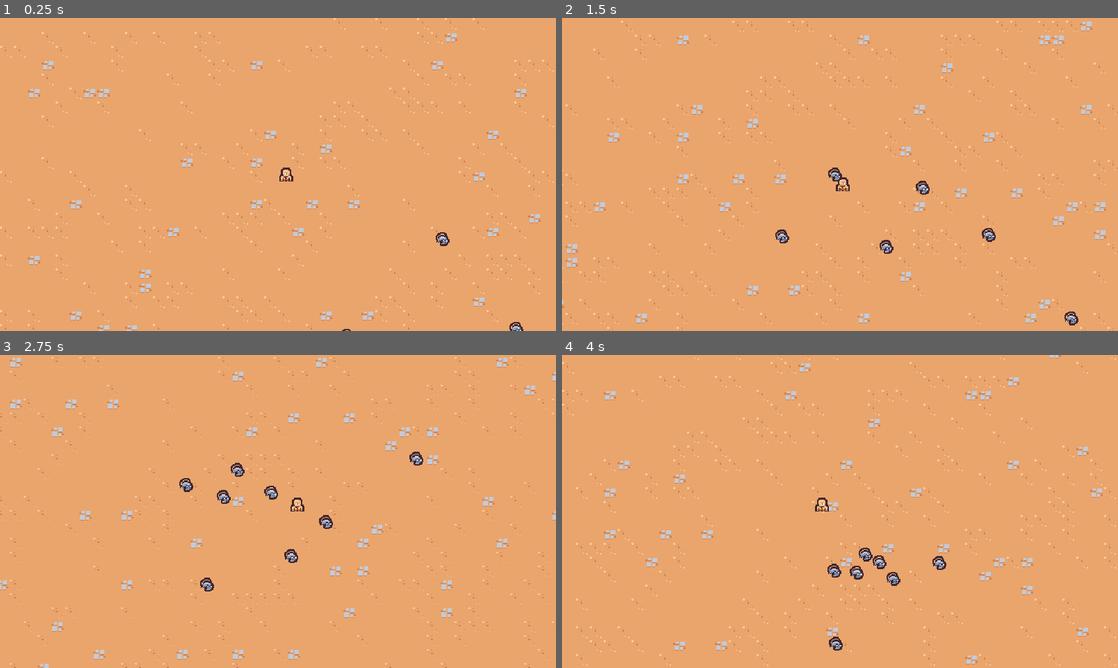
Above: before the commit, frames 1-4 (two rows, left to right).
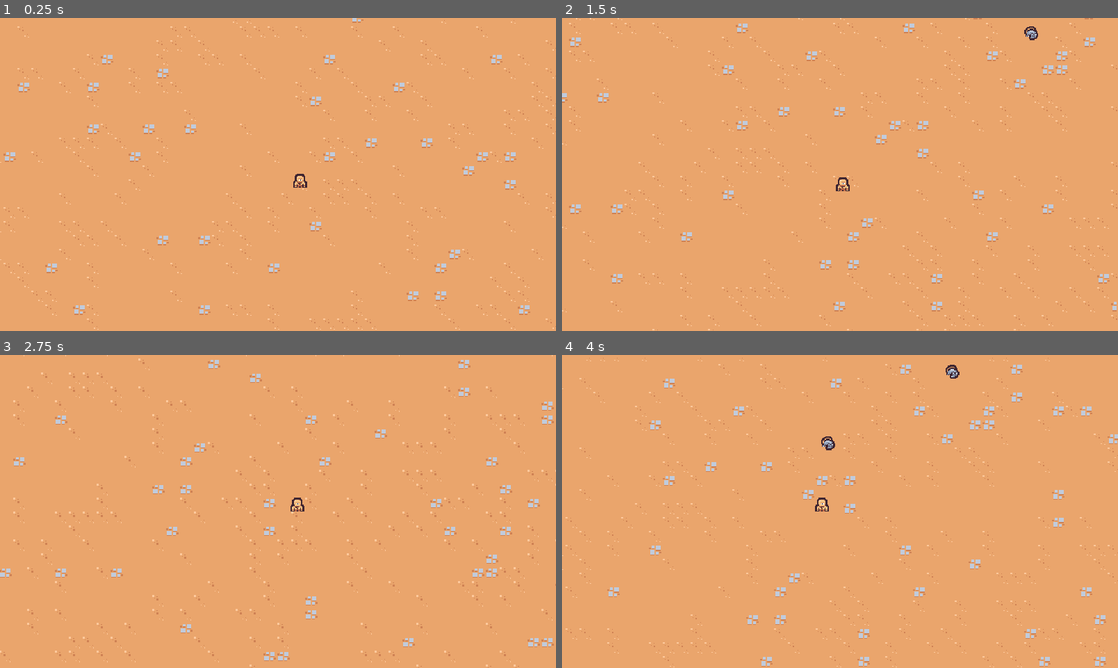
Above: after the commit, the same moments.

Repository: CullsGit/2dsurvivor
Game: Godot game, scene res://scenes/main/main.tscn
Same seed, same stepped clock (60 frames per second), same inputs: the game is played once before the commit and once after it.
Inputs:
- Up to frame 1 (0.25 s): no input
- Up to frame 2 (1.5 s): hold D (move_right) 0.53-1.28 s; hold S (move_down) from 1.28 s (still down)
- Up to frame 3 (2.75 s): release S (move_down) at 2.03 s; hold D (move_right) from 2.03 s (still down)
- Up to frame 4 (4 s): release D (move_right) at 2.78 s; hold W (move_up) 2.78-3.53 s; hold A (move_left) from 3.53 s (still down)

The runs differ from the first frame. In frame 1, 4.8% of the frame differs, in the area x 0-100%, y 0-100%; in frame 2, 5.5%; in frame 3, 5.7%; in frame 4, 5.6%.

Commit message:
add enemy spawner

Diff:
--- a/scenes/main/main.tscn
+++ b/scenes/main/main.tscn
@@ -3,9 +3,11 @@
 [ext_resource type="PackedScene" uid="uid://c0rnuwnywvr7p" path="res://scenes/player/player.tscn" id="1_hyk8p"]
 [ext_resource type="TileSet" uid="uid://brkx5lw56oscp" path="res://resources/tileset.tres" id="1_iuonh"]
 [ext_resource type="PackedScene" uid="uid://mlpxhrevml3h" path="res://scenes/game_camera/game_camera.tscn" id="1_k2fmo"]
-[ext_resource type="PackedScene" uid="uid://bckqmodbec1rq" path="res://scenes/basic_enemy/basic_enemy.tscn" id="4_l3cfh"]
+[ext_resource type="PackedScene" uid="uid://cnadc8bjdwa62" path="res://scenes/manager/enemy_manager.tscn" id="1_l3cfh"]
 
 [node name="Main" type="Node"]
+
+[node name="EnemyManager" parent="." instance=ExtResource("1_l3cfh")]
 
 [node name="GameCamera" parent="." instance=ExtResource("1_k2fmo")]
 
@@ -14,31 +16,4 @@
 tile_set = ExtResource("1_iuonh")
 
 [node name="Player" parent="." instance=ExtResource("1_hyk8p")]
-position = Vector2(106, 94)
-
-[node name="BasicEnemy" parent="." instance=ExtResource("4_l3cfh")]
-position = Vector2(303, 171)
-
-[node name="BasicEnemy2" parent="." instance=ExtResource("4_l3cfh")]
-position = Vector2(387, 277)
-
-[node name="BasicEnemy3" parent="." instance=ExtResource("4_l3cfh")]
-position = Vector2(735, 187)
-
-[node name="BasicEnemy4" parent="." instance=ExtResource("4_l3cfh")]
-position = Vector2(308, 525)
-
-[node name="BasicEnemy5" parent="." instance=ExtResource("4_l3cfh")]
-position = Vector2(529, 445)
-
-[node name="BasicEnemy6" parent="." instance=ExtResource("4_l3cfh")]
-position = Vector2(617, 338)
-
-[node name="BasicEnemy7" parent="." instance=ExtResource("4_l3cfh")]
-position = Vector2(458, 159)
-
-[node name="BasicEnemy8" parent="." instance=ExtResource("4_l3cfh")]
-position = Vector2(529, 227)
-
-[node name="BasicEnemy9" parent="." instance=ExtResource("4_l3cfh")]
-position = Vector2(183, 292)
+position = Vector2(310, 188)
--- /dev/null
+++ b/scenes/manager/enemy_manager.gd
@@ -0,0 +1,21 @@
+extends Node
+
+const SPAWN_RADIUS = 350
+
+@export var basic_enemy_scene: PackedScene
+
+func _ready() -> void:
+	$Timer.timeout.connect(on_timer_timeout)
+
+
+func on_timer_timeout():
+	var player = get_tree().get_first_node_in_group('player') as Node2D
+	if player == null:
+		return
+
+	var random_direction = Vector2.RIGHT.rotated(randf_range(0, TAU))
+	var spawn_position = player.global_position + (random_direction * SPAWN_RADIUS)
+
+	var enemy = basic_enemy_scene.instantiate() as Node2D
+	get_parent().add_child(enemy)
+	enemy.global_position = spawn_position
--- /dev/null
+++ b/scenes/manager/enemy_manager.tscn
@@ -0,0 +1,11 @@
+[gd_scene load_steps=3 format=3 uid="uid://cnadc8bjdwa62"]
+
+[ext_resource type="Script" uid="uid://dqjsk0svschn8" path="res://scenes/manager/enemy_manager.gd" id="1_jybml"]
+[ext_resource type="PackedScene" uid="uid://bckqmodbec1rq" path="res://scenes/basic_enemy/basic_enemy.tscn" id="2_1w3g6"]
+
+[node name="EnemyManager" type="Node"]
+script = ExtResource("1_jybml")
+basic_enemy_scene = ExtResource("2_1w3g6")
+
+[node name="Timer" type="Timer" parent="."]
+autostart = true
Not shown, added: scenes/manager/enemy_manager.gd.uid
